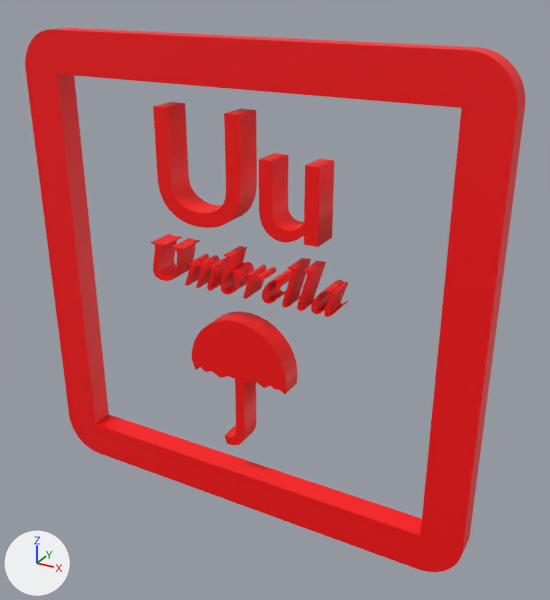
The glTF model assets/models/Letter/Letter_U.glb: old version first, new version second.
The view is the same before and after, from a 50 mm lens placed at (1.48, -2.61, 2.52), pointed at (0.12, -0.13, 1.28). Every picture has the same lights, and +X, +Y and +Z are marked at lower left. Where no turn or scale is listed for an object, it has been applied to the vertices.

Objects in the first picture: 'Cube', 'Cylinder', 'Text', 'Text.001', 'Text.002'.
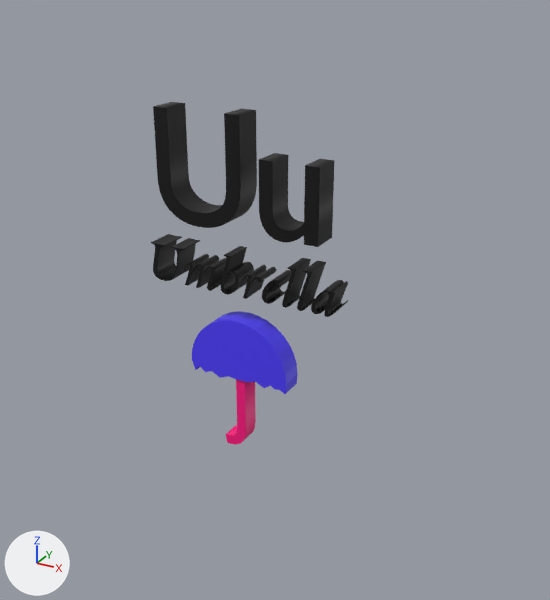
Edits to the bpy script that builds the scene:
```text
Change mat_material_004:
    mat_material_004.base_color: (1.0, 0.0, 0.0) -> (0.0, 0.0, 0.0)  # red #ff0000 -> black #000000
Change mat_material_001:
    mat_material_001.base_color: (1.0, 0.0, 0.0) -> (0.0758, 0.0459, 1.0)  # red #ff0000 -> blue #4e3cff
Change mat_material_002:
    mat_material_002.base_color: (1.0, 0.0, 0.0) -> (1.0, 0.00256, 0.223)  # red #ff0000 -> pink #ff0882
Change mat_material_003:
    mat_material_003.base_color: (1.0, 0.0, 0.0) -> (0.0, 0.0, 0.0)  # red #ff0000 -> black #000000
Remove ob_cube:
    ob_cube = bpy.data.objects.new('Cube', me_cube)
    ob_cube.location = (0.0, -0.188, 1.29)
Change ob_text_001:
    ob_text_001.scale: (0.436, 0.436, 1.0) -> (0.436, 0.436, 0.842)
```

Changed parts and their boxes (x1, y1, x2, y2) in the pictures (550 x 600 px):
'Cube', deleted (red)
    before: (25, 28, 525, 572)
'Text', recoloured (red to black)
    both: (153, 102, 334, 247)
'Text.002', recoloured (red to black)
    both: (151, 234, 348, 317)
'Cylinder', recoloured (red to blue)
    both: (192, 311, 298, 394)
'Text.001', recoloured, rescaled (red to pink)
    before: (225, 367, 256, 445)
    after: (226, 379, 256, 444)
